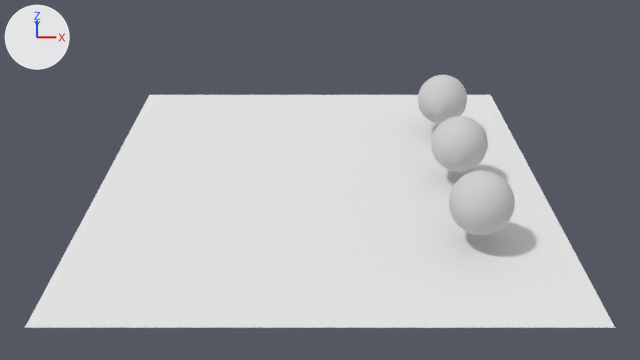
Before and after pictures for a commit that changed the Blender file assets/arena.blend.
Camera for both pictures: the file's camera 'Camera'. Arrows for +X, +Y and +Z are at upper left; the lights stay in place.

The first picture shows 'Ground', 'Player1', 'Player2', 'Player3'.
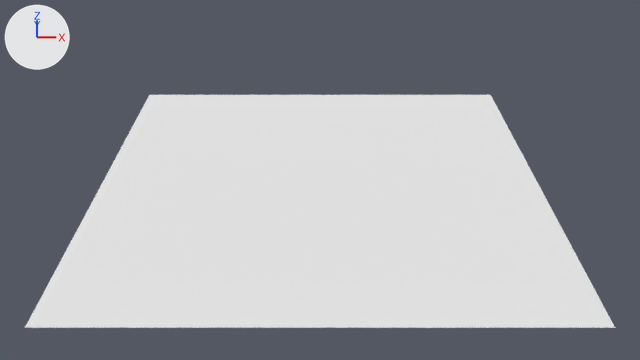
What differs and where, as boxes [x1, y1, x2, y2] in the pictures (640 x 360 px):
'Player3', deleted: before [449, 170, 515, 235]
'Player2', deleted: before [431, 116, 488, 172]
'Player1', deleted: before [418, 75, 467, 124]

The change, as a diff of the scene's bpy script:
```diff
--- a/assets/arena.blend.py
+++ b/assets/arena.blend.py
@@ ob_player3 @@
-ob_player3 = bpy.data.objects.new('Player3', me_sphere_002)
-ob_player3.location = (5.0, -4.0, 1.5)
@@ ob_player2 @@
-ob_player2 = bpy.data.objects.new('Player2', me_sphere_001)
-ob_player2.location = (5.0, 0.0, 1.5)
@@ ob_player1 @@
-ob_player1 = bpy.data.objects.new('Player1', me_sphere)
-ob_player1.location = (5.0, 4.0, 1.5)
```
